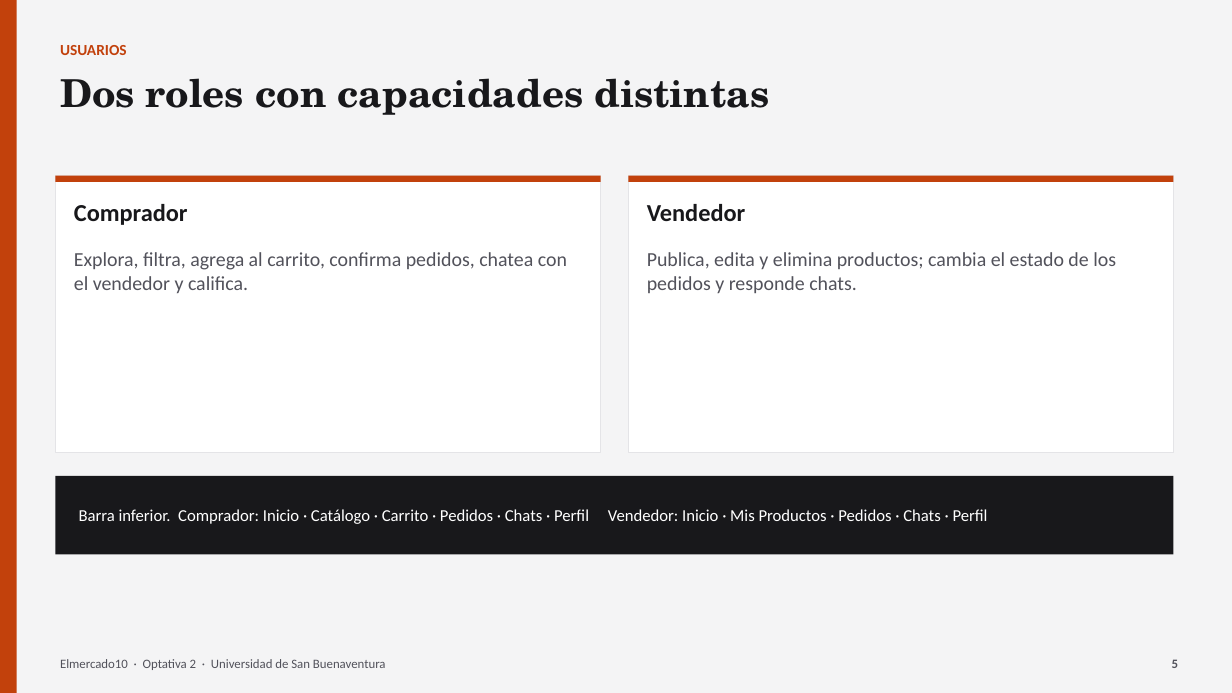
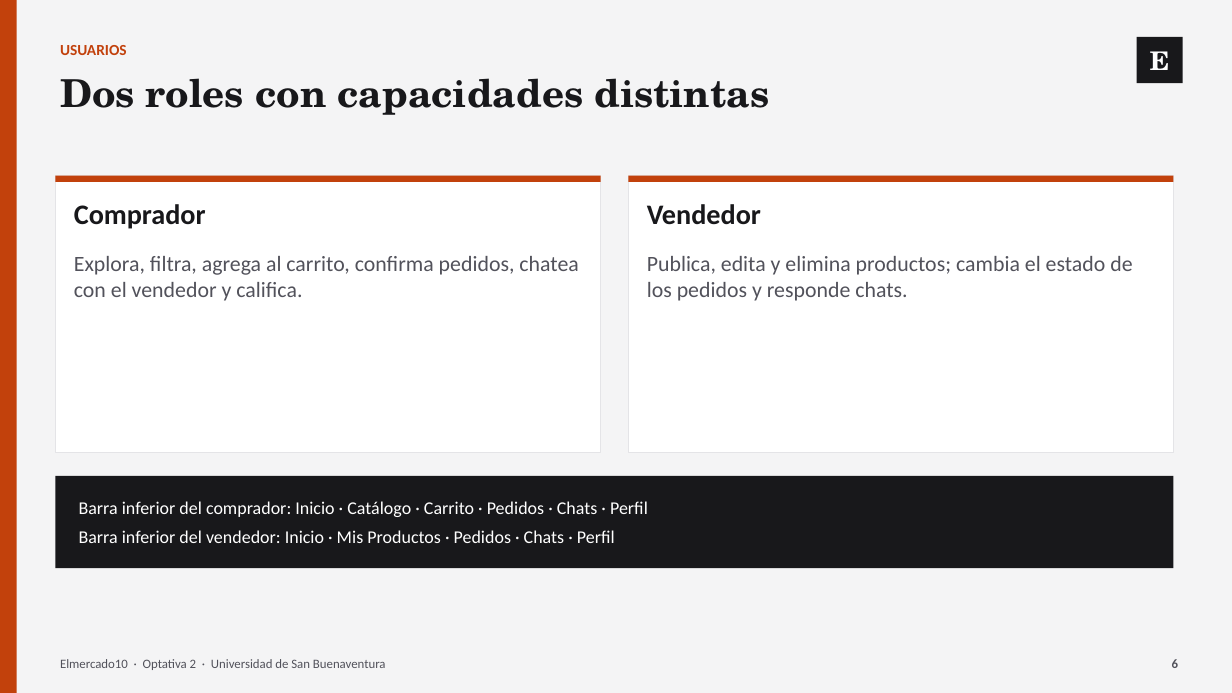
Before and after one commit to JuanXD2201/Elmercado10, a slide deck: slide 6 of DOCUMENTACION_ELMERCADO10/08_PRESENTACION/Presentacion_Elmercado10.pptx (slide 5 before the commit). Drawn at 1232x693 pixels with LibreOffice and Linux fonts; fonts in the diff are those of the drawing. Boxes give left, top, right and bottom in pixels: in the first picture for what was removed or moved away, otherwise in the second. Text is boxed around its words. In the diff, an @@ line names an element or a change of style, - is before the commit and + after.

```diff
--- a/DOCUMENTACION_ELMERCADO10/08_PRESENTACION/Presentacion_Elmercado10.pptx
+++ b/DOCUMENTACION_ELMERCADO10/08_PRESENTACION/Presentacion_Elmercado10.pptx
@@ rectangle added at (x1=1137, y1=37, x2=1183, y2=83), fill #18181B, 20 pt, text #FFFFFF, bold @@
+E
@@ text "Comprador" at (x1=74, y1=204, x2=206, y2=229): size 19 to 22 pt @@
@@ text "Vendedor" at (x1=647, y1=204, x2=761, y2=225): size 19 to 22 pt @@
@@ text "Explora, filtra, agrega al carrito, ..." at (x1=74, y1=256, x2=578, y2=301): size 15.5 to 17 pt @@
@@ text "Publica, edita y elimina productos; ..." at (x1=647, y1=256, x2=1132, y2=301): size 15.5 to 17 pt @@
@@ rectangle resized from (x1=55, y1=476, x2=1174, y2=555) to (x1=55, y1=476, x2=1174, y2=568) @@
@@ text at (x1=79, y1=501, x2=648, y2=543): text changed; size 13 to 14 pt @@
-Barra inferior. Comprador: Inicio · Catálogo · Carrito · Pedidos · Chats · Perfil Vendedor: Inicio · Mis Productos · Pedidos · Chats · Perfil
+Barra inferior del comprador: Inicio · Catálogo · Carrito · Pedidos · Chats · Perfil
+Barra inferior del vendedor: Inicio · Mis Productos · Pedidos · Chats · Perfil
```
Also in this commit, not shown: 14 other slides changed, 8 slides added, 3 slides removed, 41 other files.
